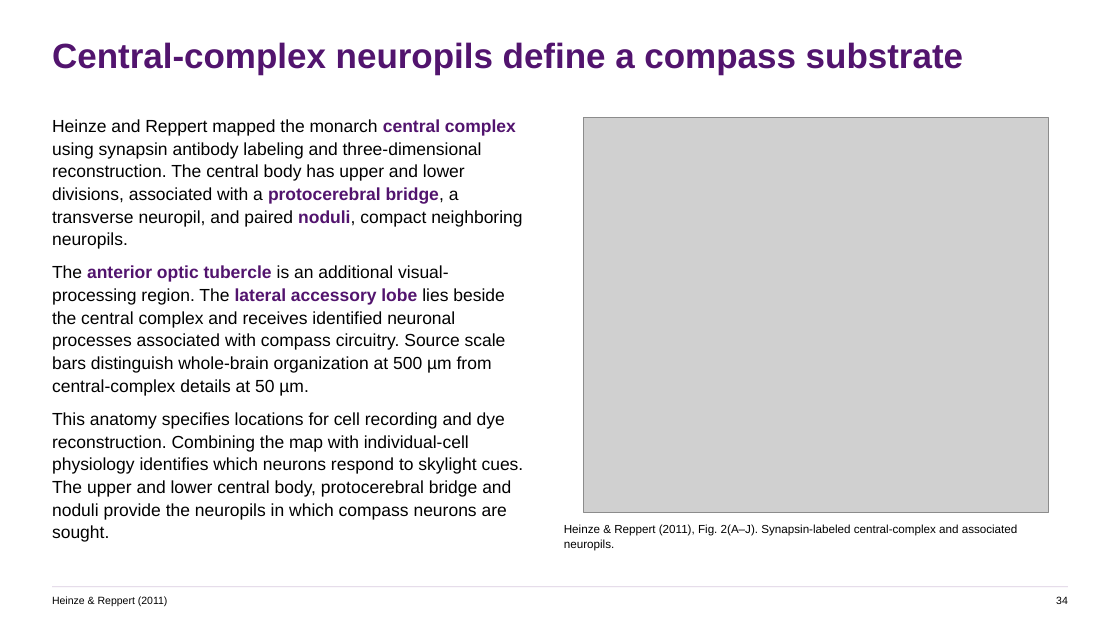
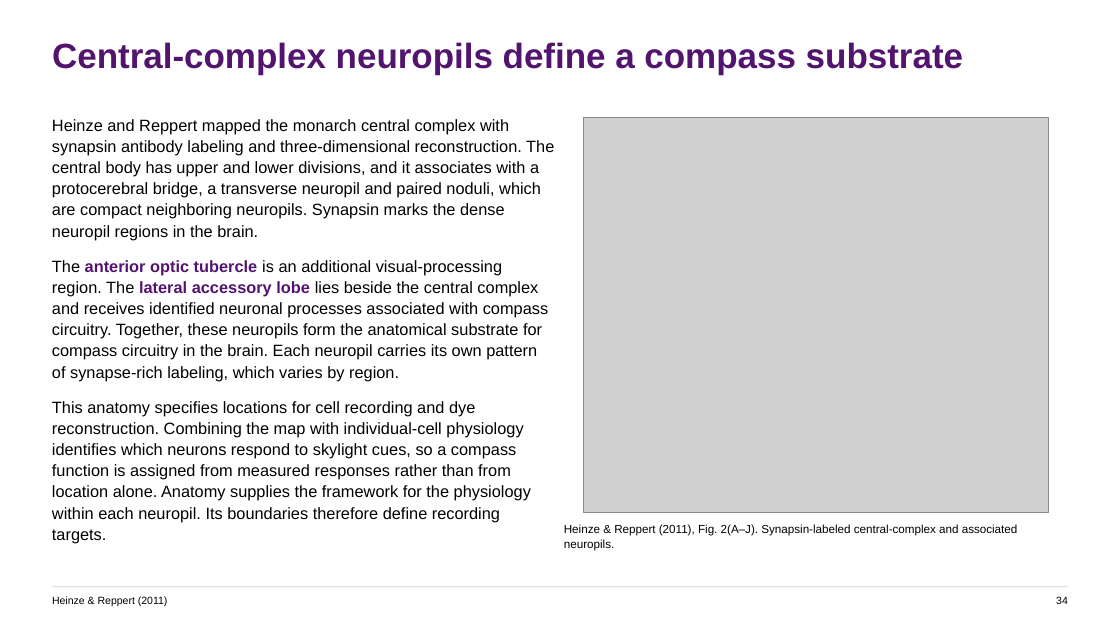
Before and after one commit to jordanxxlopez/NEUROETHOLOGY, a slide deck: slide 45 of scaffolded/Neuroethology_Lecture30_FA2026_SCAFFOLDED.pptx. Drawn at 1120x630 pixels with LibreOffice and Linux fonts; fonts in the diff are those of the drawing; grey boxes stand for pictures. Boxes give left, top, right and bottom in pixels: in the first picture for what was removed or moved away, otherwise in the second. Text is boxed around its words. In the diff, an @@ line names an element or a change of style, - is before the commit and + after.

```diff
--- a/scaffolded/Neuroethology_Lecture30_FA2026_SCAFFOLDED.pptx
+++ b/scaffolded/Neuroethology_Lecture30_FA2026_SCAFFOLDED.pptx
@@ text at <box>52,119,554,543</box>: text changed; size 15 to 14 pt @@
-Heinze and Reppert mapped the monarch central complex using synapsin antibody labeling and three-dimensional reconstruction. The central body has upper and lower divisions, associated with a protocerebral bridge, a transverse neuropil, and paired noduli, compact neighboring neuropils.
-The anterior optic tubercle is an additional visual-processing region. The lateral accessory lobe lies beside the central complex and receives identified neuronal processes associated with compass circuitry. Source scale bars distinguish whole-brain organization at 500 µm from central-complex details at 50 µm.
-This anatomy specifies locations for cell recording and dye reconstruction. Combining the map with individual-cell physiology identifies which neurons respond to skylight cues. The upper and lower central body, protocerebral bridge and noduli provide the neuropils in which compass neurons are sought.
+Heinze and Reppert mapped the monarch central complex with synapsin antibody labeling and three-dimensional reconstruction. The central body has upper and lower divisions, and it associates with a protocerebral bridge, a transverse neuropil and paired noduli, which are compact neighboring neuropils. Synapsin marks the dense neuropil regions in the brain.
+The anterior optic tubercle is an additional visual-processing region. The lateral accessory lobe lies beside the central complex and receives identified neuronal processes associated with compass circuitry. Together, these neuropils form the anatomical substrate for compass circuitry in the brain. Each neuropil carries its own pattern of synapse-rich labeling, which varies by region.
+This anatomy specifies locations for cell recording and dye reconstruction. Combining the map with individual-cell physiology identifies which neurons respond to skylight cues, so a compass function is assigned from measured responses rather than from location alone. Anatomy supplies the framework for the physiology within each neuropil. Its boundaries therefore define recording targets.
```
Also in this commit, not shown: 51 other slides changed, 7 slides added, 7 slides removed, 5 other files.
